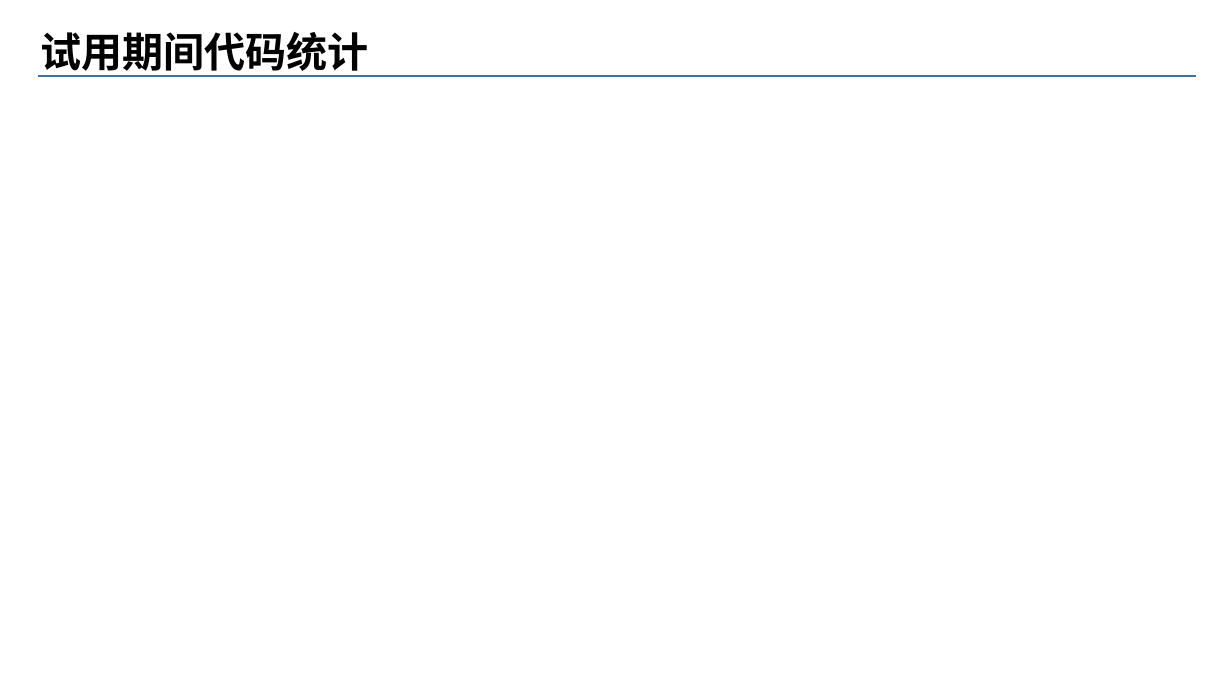
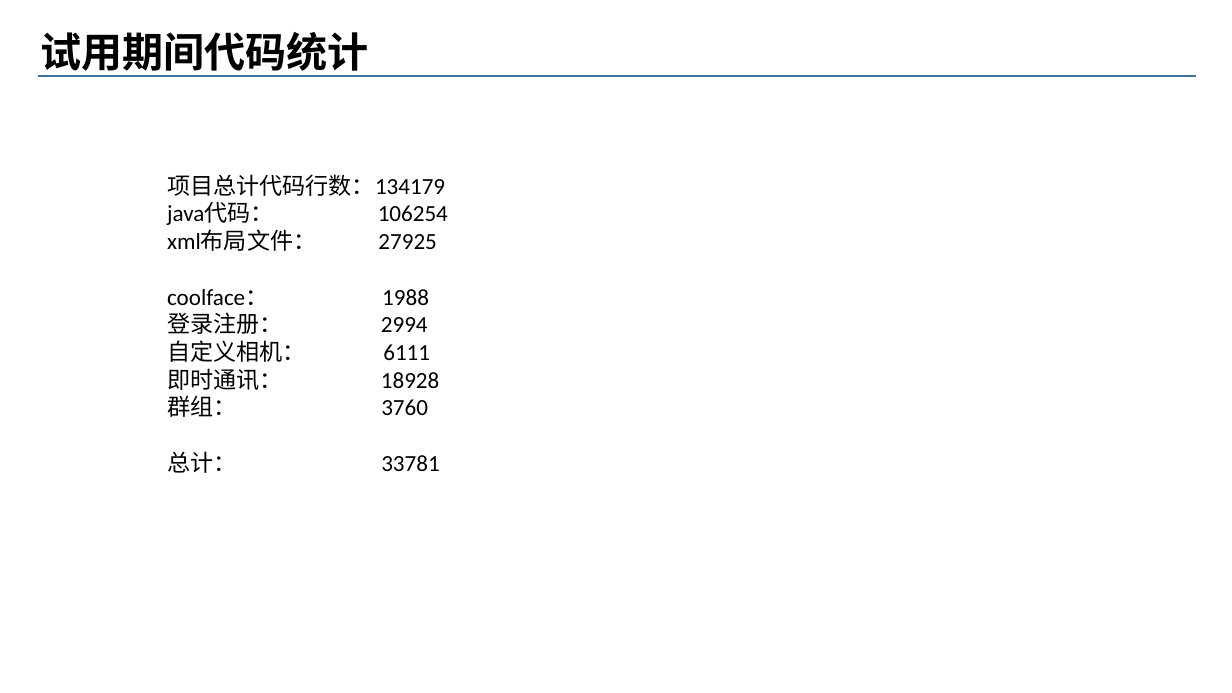
Before and after one commit to strivellj/ttt, a slide deck: slide 12 of 转正答辩/新员工转正答辩-名字.ppt (slide 9 before the commit). Drawn at 1232x693 pixels with LibreOffice and Linux fonts; fonts in the diff are those of the drawing; background and template pictures are left out. Boxes give left, top, right and bottom in pixels: in the first picture for what was removed or moved away, otherwise in the second. Text is boxed around its words. In the diff, an @@ line names an element or a change of style, - is before the commit and + after.

```diff
--- a/转正答辩/新员工转正答辩-名字.ppt
+++ b/转正答辩/新员工转正答辩-名字.ppt
@@ text added at [167,174,448,473], 18 pt, text #000000 @@
+项目总计代码行数：134179
+java代码： 106254
+xml布局文件： 27925
+coolface： 1988
+登录注册： 2994
+自定义相机： 6111
+即时通讯： 18928
+群组： 3760
+总计： 33781
```
Also in this commit, not shown: 5 other slides changed, 3 slides added, 19 other files.
